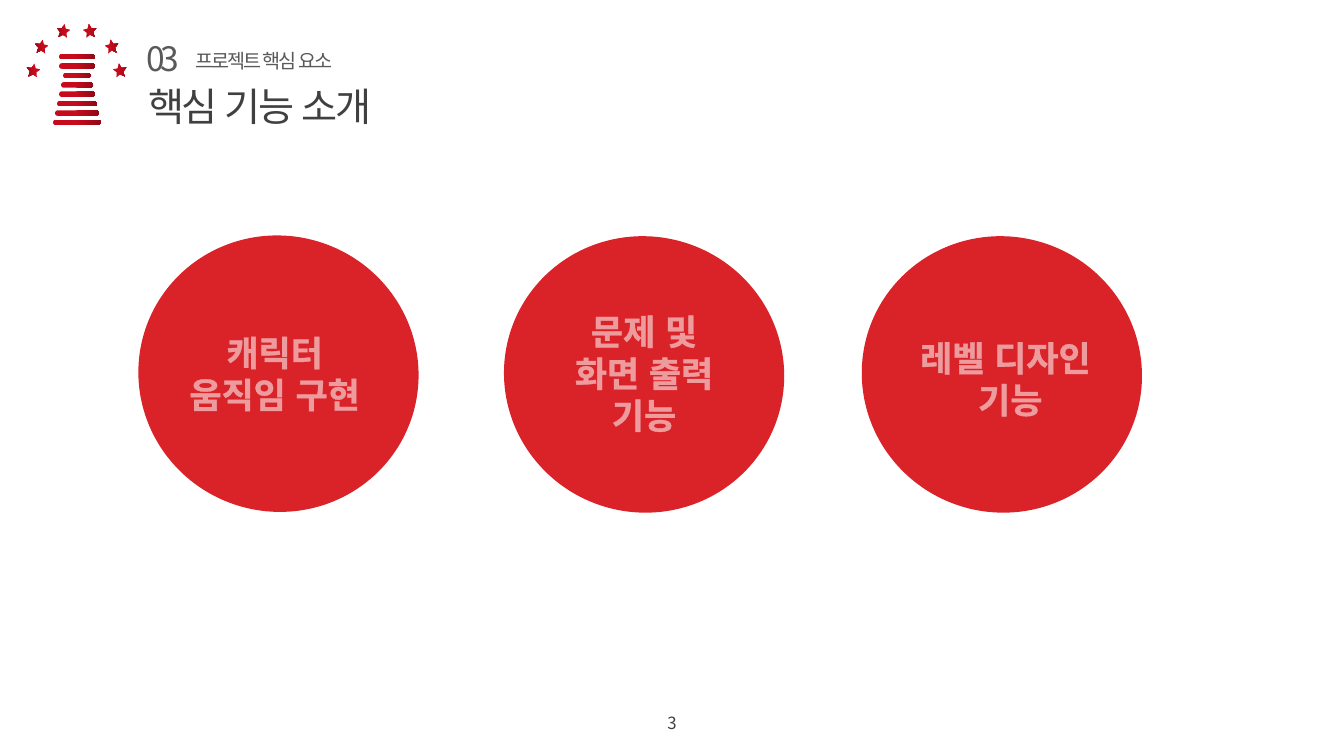
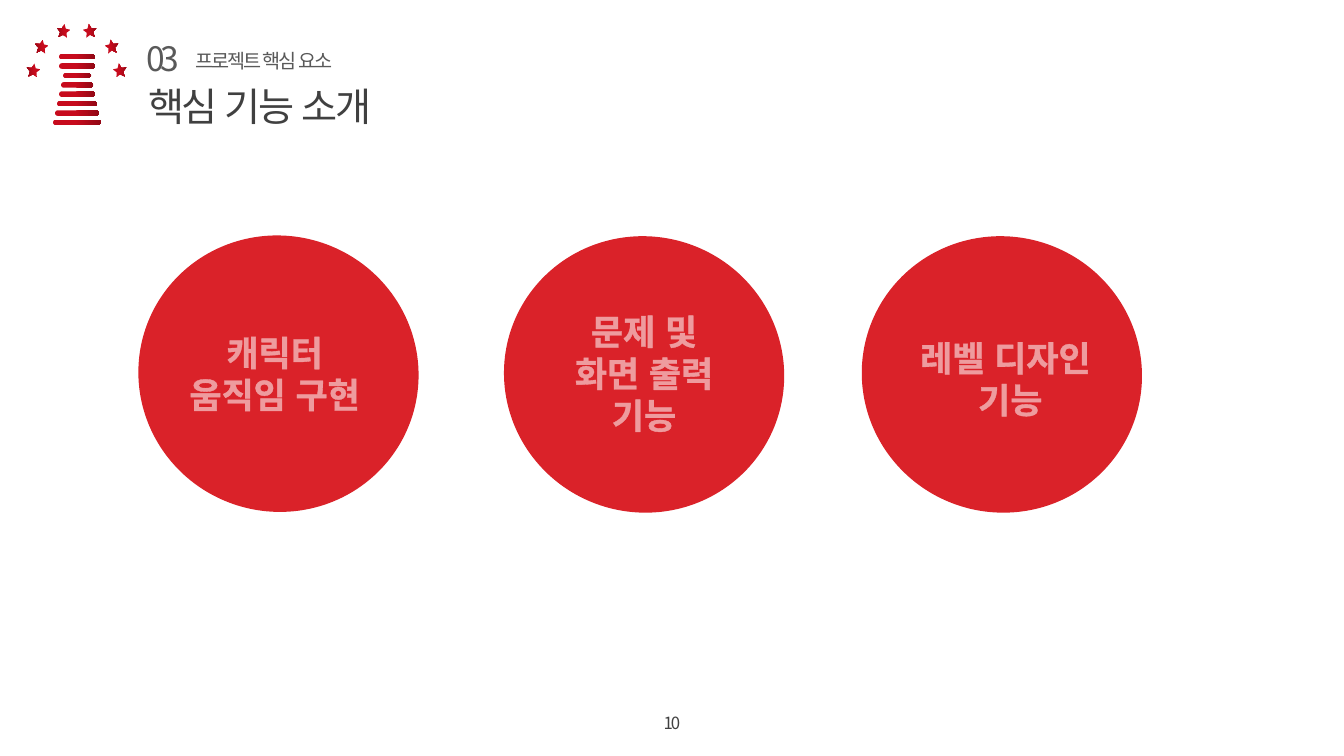
Before and after one commit to azx206/system-programing, a slide deck: slide 10 of 문서 및 동영상 자료/시스템 프로그래밍 MINT CHOCO.pptx. Drawn at 1344x756 pixels with LibreOffice and Linux fonts; fonts in the diff are those of the drawing; background and template pictures are left out. Boxes give left, top, right and bottom in pixels: in the first picture for what was removed or moved away, otherwise in the second. Text is boxed around its words. In the diff, an @@ line names an element or a change of style, - is before the commit and + after.

```diff
--- a/문서 및 동영상 자료/시스템 프로그래밍 MINT CHOCO.pptx
+++ b/문서 및 동영상 자료/시스템 프로그래밍 MINT CHOCO.pptx
@@ text at (664, 716, 681, 729): text changed @@
-3
+10
```
Also in this commit, not shown: 7 other slides changed, 1 other file.
